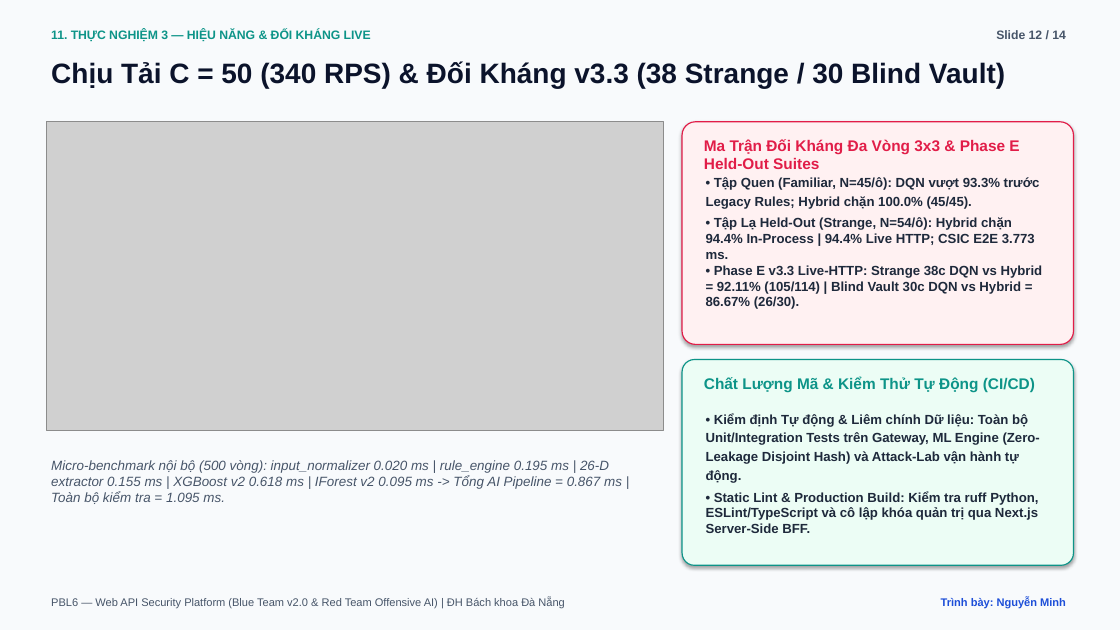
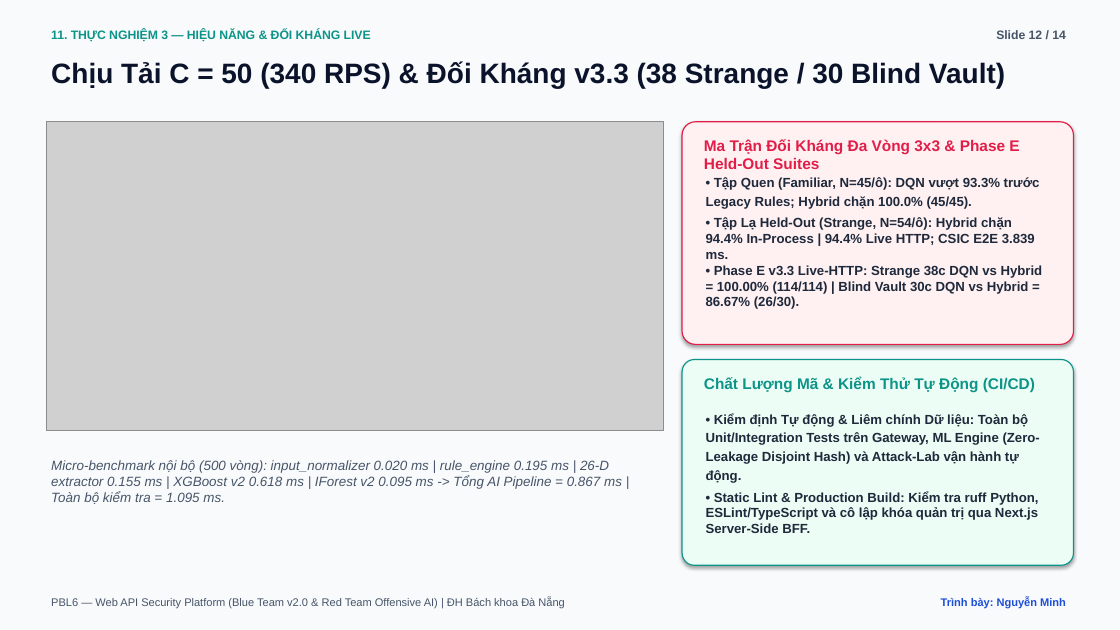
Before and after one commit to vcongggggg/pbl6, a slide deck: slide 12 of docs/reports/PBL6_Academic_Defense_Slides.pptx. Drawn at 1120x630 pixels with LibreOffice and Linux fonts; fonts in the diff are those of the drawing; grey boxes stand for pictures. Boxes give left, top, right and bottom in pixels: in the first picture for what was removed or moved away, otherwise in the second. Text is boxed around its words. In the diff, an @@ line names an element or a change of style, - is before the commit and + after.

Commit message:
fix(phase-e): resolve F1-F4 audit findings, SSI blind-boolean recovery, 4-vector bypasses, E2E latency, and D4 snapshots

```diff
--- a/docs/reports/PBL6_Academic_Defense_Slides.pptx
+++ b/docs/reports/PBL6_Academic_Defense_Slides.pptx
@@ text at box(706, 217, 1043, 309): text changed @@
-• Tập Lạ Held-Out (Strange, N=54/ô): Hybrid chặn 94.4% In-Process | 94.4% Live HTTP; CSIC E2E 3.773 ms.
-• Phase E v3.3 Live-HTTP: Strange 38c DQN vs Hybrid = 92.11% (105/114) | Blind Vault 30c DQN vs Hybrid = 86.67% (26/30).
+• Tập Lạ Held-Out (Strange, N=54/ô): Hybrid chặn 94.4% In-Process | 94.4% Live HTTP; CSIC E2E 3.839 ms.
+• Phase E v3.3 Live-HTTP: Strange 38c DQN vs Hybrid = 100.00% (114/114) | Blind Vault 30c DQN vs Hybrid = 86.67% (26/30).
```
Also in this commit, not shown: 1 other slide changed, 49 other files.
